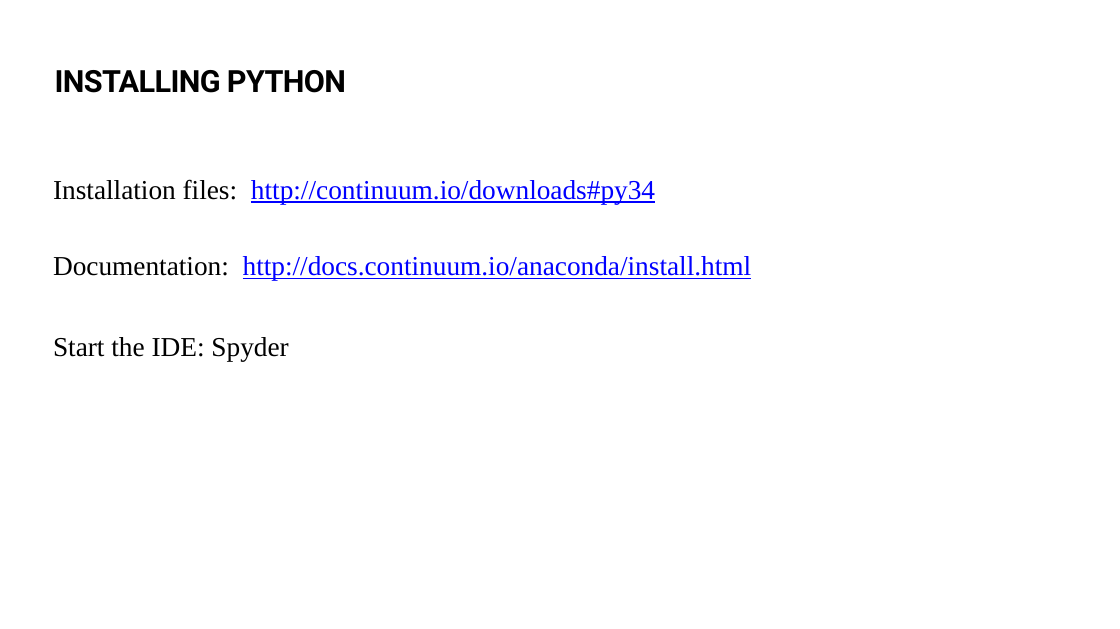
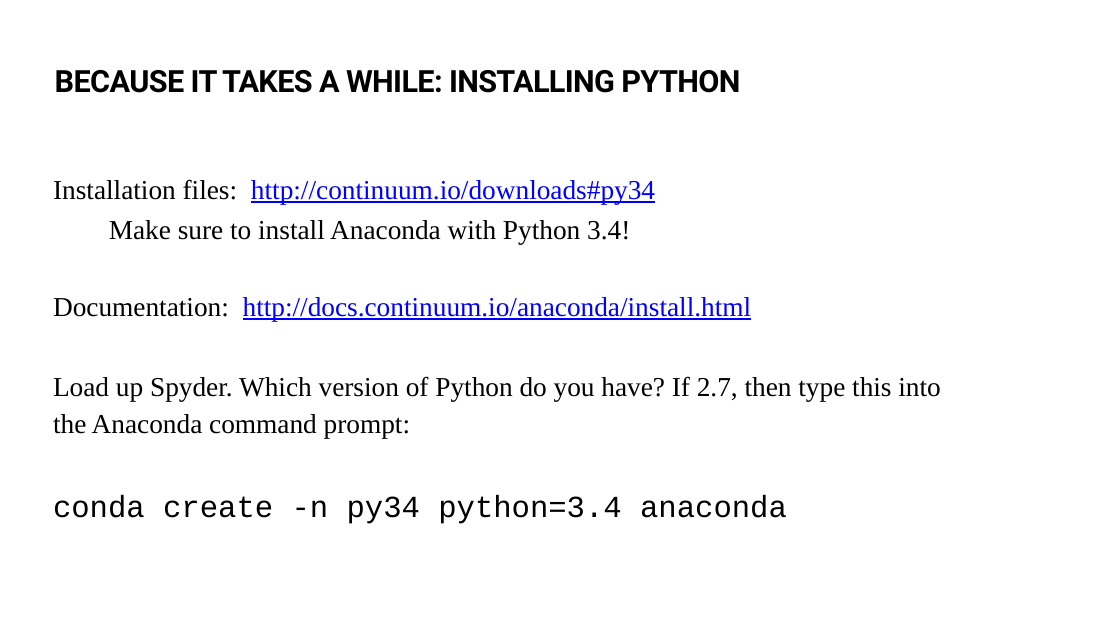
Before and after one commit to sergeyf/Python_intro_class, a slide deck: slide 6 of Python_Course_1.pptx (slide 16 before the commit). Drawn at 1120x629 pixels with LibreOffice and Linux fonts; fonts in the diff are those of the drawing. Boxes give left, top, right and bottom in pixels: in the first picture for what was removed or moved away, otherwise in the second. Text is boxed around its words. In the diff, an @@ line names an element or a change of style, - is before the commit and + after.

```diff
--- a/Python_Course_1.pptx
+++ b/Python_Course_1.pptx
@@ text at <box>55,70,740,93</box>: text changed @@
-INSTALLING PYTHON
+BECAUSE IT TAKES A WHILE: INSTALLING PYTHON
@@ text at <box>109,220,630,244</box>: paragraph added @@
+  Make sure to install Anaconda with Python 3.4!
@@ text at <box>53,376,940,524</box>: text changed @@
-  Start the IDE: Spyder
+  Load up Spyder. Which version of Python do you have? If 2.7, then type this into the Anaconda command prompt:
+  conda create -n py34 python=3.4 anaconda
```
Also in this commit, not shown: 7 other slides changed, 5 slides added, 2 other files.
